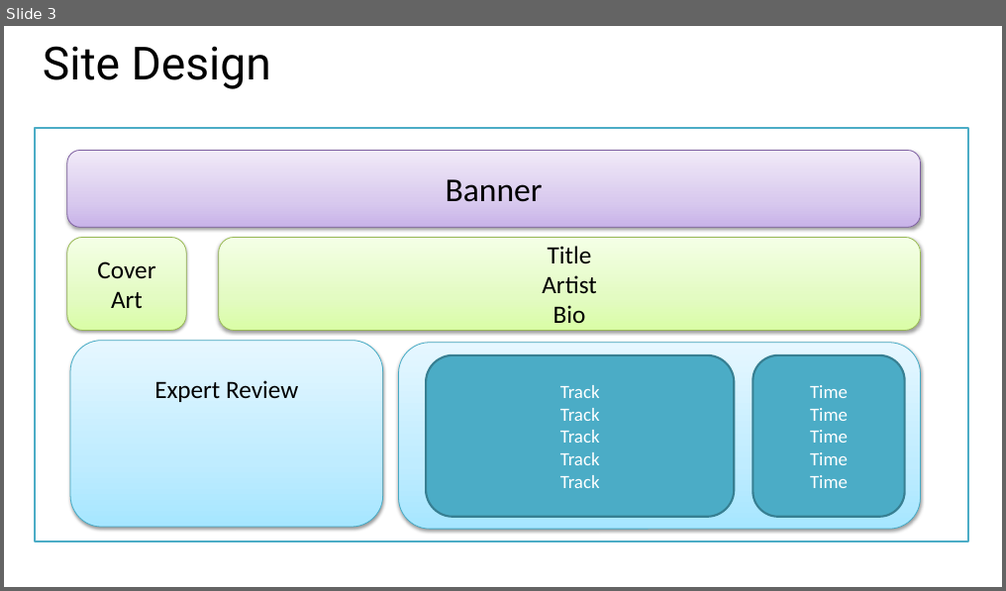
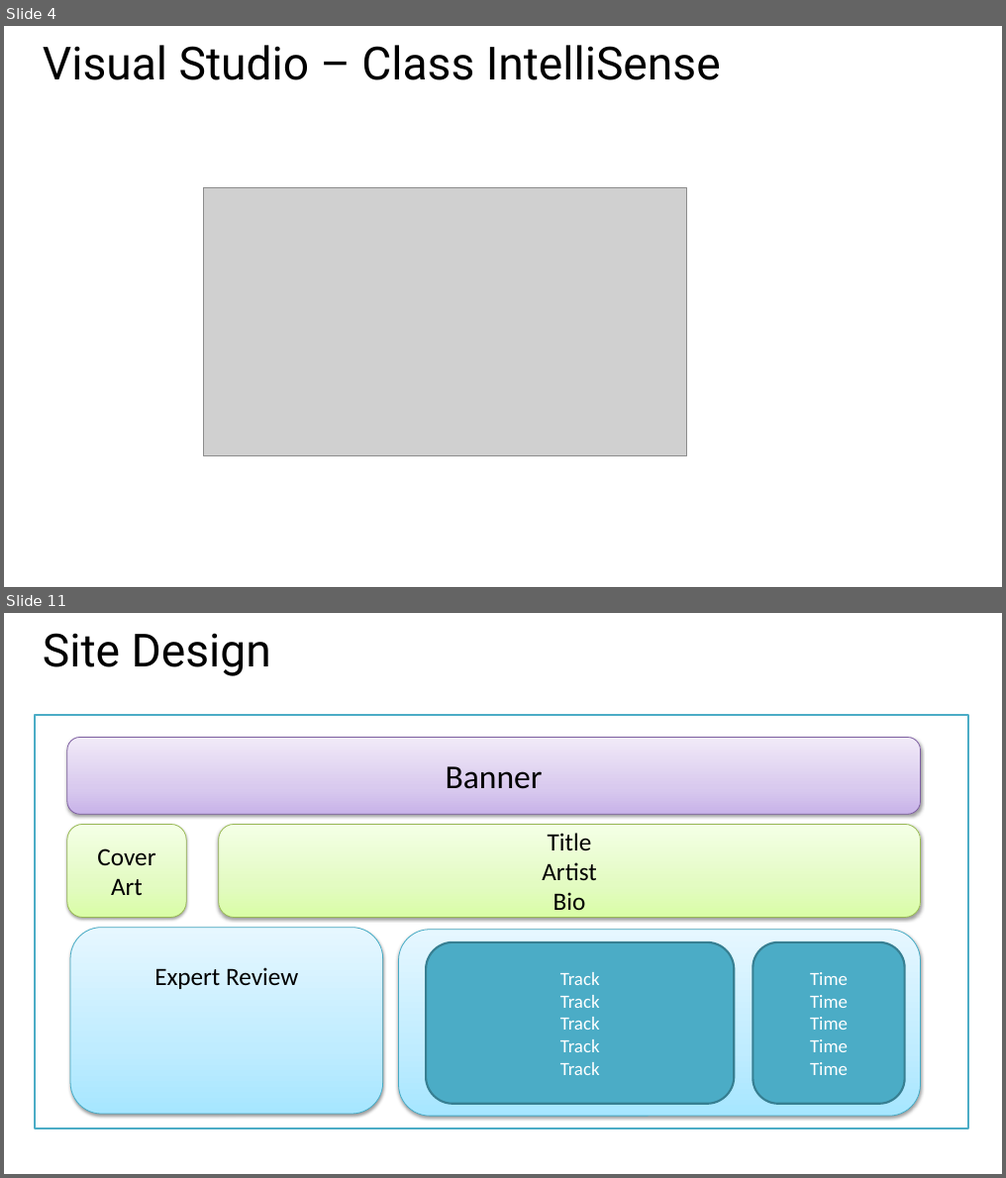
Before and after one commit to zmy/Bootstrap-edX, a slide deck: Slides/Week 1 - Part 2 - Page layout.pptx. Shown one above the other, each under a label of ours: slide 3 before the commit, slides 4 and 11 after it; the slides between them are not shown. The pictures are 1006x591 and 1006x1178 pixels, drawn with LibreOffice and Linux fonts; fonts in the diff are those of the drawing; grey boxes stand for pictures. Boxes give left, top, right and bottom in pixels: in the first picture for what was removed or moved away, otherwise in the second. Text is boxed around its words. In the diff, an @@ line names an element or a change of style, - is before the commit and + after.

```diff
--- a/Slides/Week 1 - Part 2 - Page layout.pptx
+++ b/Slides/Week 1 - Part 2 - Page layout.pptx
@@ slide 4 added at <box>4,26,1002,587</box>, background #FFFFFF @@
@@ title added at <box>43,45,721,80</box>, 44 pt, text #000000 @@
+Visual Studio – Class IntelliSense
@@ picture added at <box>204,187,687,457</box> @@
@@ what was slide 3 is now slide 11 @@
```
Also in this commit, not shown: 1 slide changed, 8 other slides added, 7 slides removed, 3 other files.
